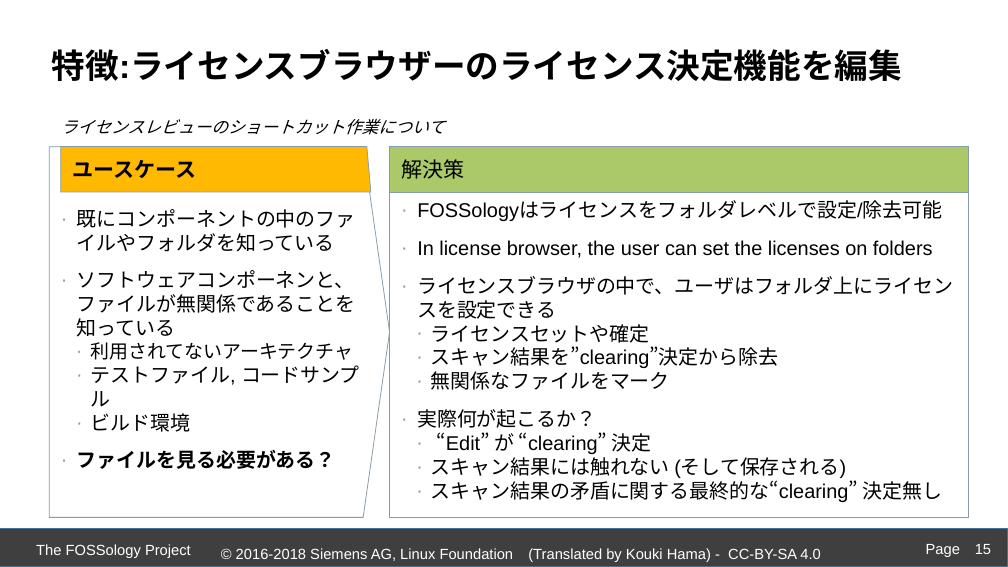
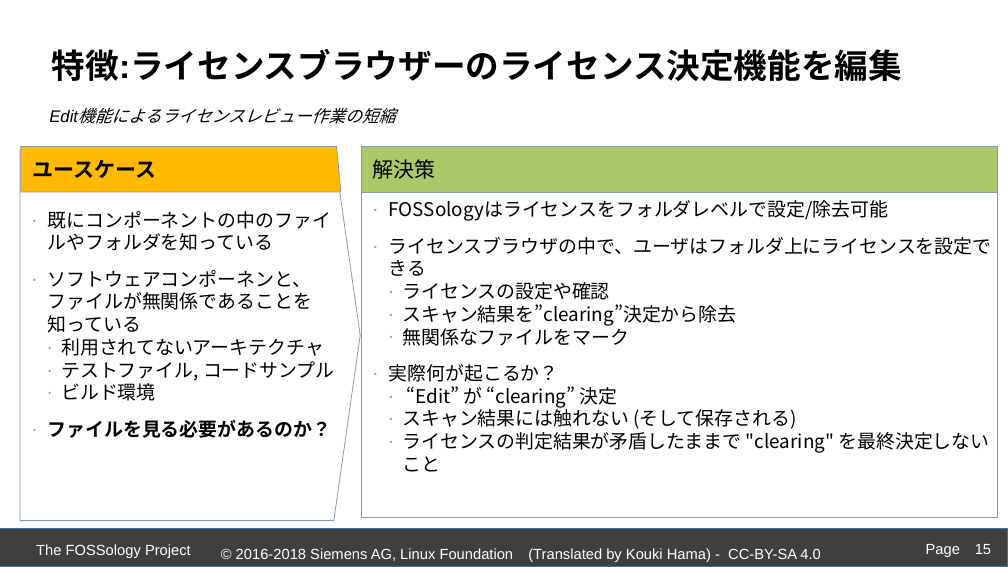
Before and after one commit to fossology/FOSSologySlides, a slide deck: slide 15 of Module-D-JPN-Acceleration-Features.pptx. Drawn at 1008x567 pixels with LibreOffice and Linux fonts; fonts in the diff are those of the drawing; background and template pictures are left out. Boxes give left, top, right and bottom in pixels: in the first picture for what was removed or moved away, otherwise in the second. Text is boxed around its words. In the diff, an @@ line names an element or a change of style, - is before the commit and + after.

```diff
--- a/Module-D-JPN-Acceleration-Features.pptx
+++ b/Module-D-JPN-Acceleration-Features.pptx
@@ text at box(61, 119, 445, 135): text changed @@
-ライセンスレビューのショートカット作業について
+Edit機能によるライセンスレビュー作業の短縮
@@ freeform shape "ユースケース": place and size @@
-freeform shape "ユースケース" at box(60, 147, 371, 192)
+freeform shape "ユースケース" at box(20, 147, 340, 192)
@@ rectangle "解決策": place and size @@
-rectangle "解決策" at box(389, 147, 969, 192)
+rectangle "解決策" at box(361, 147, 998, 192)
@@ pentagon arrow "既にコンポーネントの中のファイルやフォルダを知っている": place and size @@
-pentagon arrow "既にコンポーネントの中のファイルやフォルダを知っている" at box(49, 147, 389, 517)
+pentagon arrow "既にコンポーネントの中のファイルやフォルダを知っている" at box(20, 150, 360, 520)
@@ text in rectangle at box(361, 192, 998, 517): paragraph removed @@
-  ∙ In license browser, the user can set the licenses on folders
@@ rectangle "FOSSologyはライセンスをフォルダレベルで設定/除去可能": place and size @@
-rectangle "FOSSologyはライセンスをフォルダレベルで設定/除去可能" at box(389, 192, 969, 517)
+rectangle "FOSSologyはライセンスをフォルダレベルで設定/除去可能" at box(361, 192, 998, 517)
@@ text in rectangle at box(389, 200, 992, 429): size 19 to 18 pt, font Arial to Noto Sans CJK JP in "FOSSologyはライセンスをフォルダレベルで設定/除去可能", "ライセンスブラウザの中で、ユーザはフォルダ上にライセンスを設定できる", "スキャン結果を”clearing”決定から除去", "無関係なファイルをマーク" and 3 more places @@
@@ text in pentagon arrow at box(48, 211, 335, 401): size 19 to 18 pt in "既にコンポーネントの中のファイルやフォルダを知っている", "ソフトウェアコンポーネンと、ファイルが無関係であることを 知っている", "テストファイル, コードサンプル", "ビルド環境"; font Arial to Noto Sans CJK JP in "既にコンポーネントの中のファイルやフォルダを知っている", "ソフトウェアコンポーネンと、ファイルが無関係であることを 知っている", "利用されてないアーキテクチャ", "テストファイル, コードサンプル" and 1 more places @@
@@ text in rectangle at box(402, 282, 610, 300): text changed; size 19 to 18 pt; font Arial to Noto Sans CJK JP @@
-    ∙ ライセンスセットや確定
+    ∙ ライセンスの設定や確認
@@ text in pentagon arrow at box(48, 419, 331, 438): text changed; size 19 to 18 pt; font Arial to Noto Sans CJK JP @@
-  ∙ ファイルを見る必要がある？
+  ∙ ファイルを見る必要があるのか？
@@ text in rectangle at box(402, 428, 989, 472): text changed; size 19 to 18 pt; font Arial to Noto Sans CJK JP @@
-    ∙ スキャン結果の矛盾に関する最終的な“clearing” 決定無し
+    ∙ ライセンスの判定結果が矛盾したままで "clearing" を最終決定しないこと
```
Also in this commit, not shown: 15 other slides changed.
